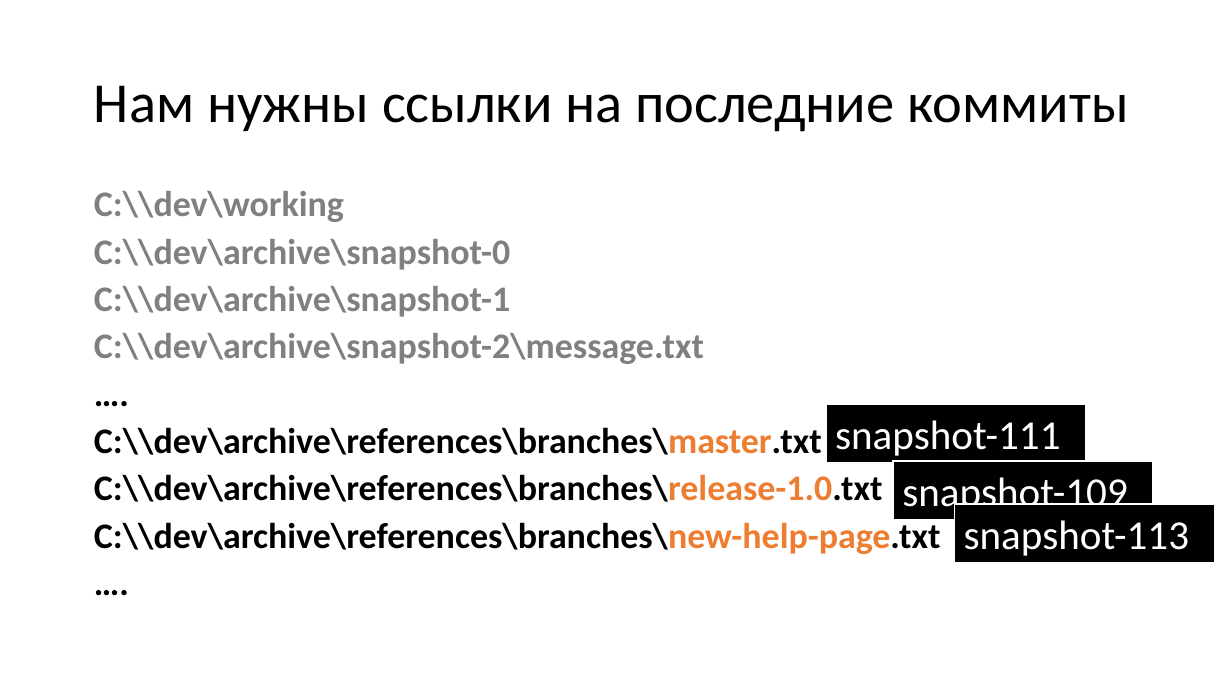
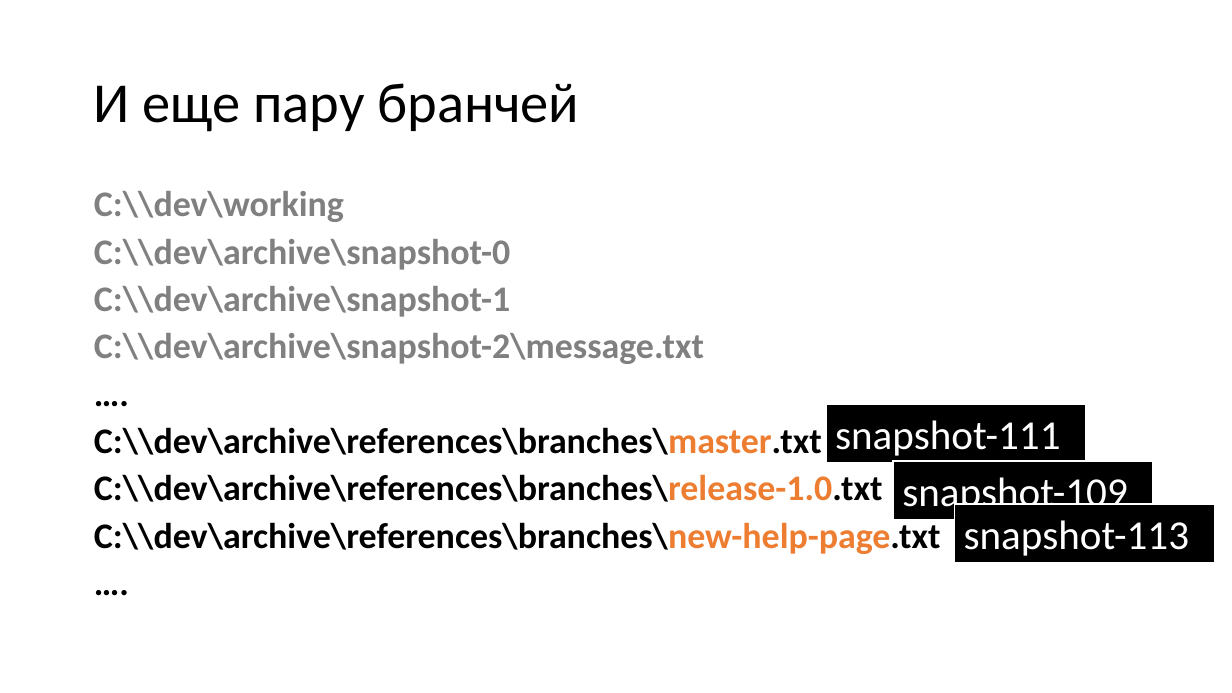
Before and after one commit to dzmitry-varabei/front-end-course, a slide deck: slide 28 of git-commit-code-review/Presentation1.pptx. Drawn at 1232x693 pixels with LibreOffice and Linux fonts; fonts in the diff are those of the drawing. Boxes give left, top, right and bottom in pixels: in the first picture for what was removed or moved away, otherwise in the second. Text is boxed around its words. In the diff, an @@ line names an element or a change of style, - is before the commit and + after.

```diff
--- a/git-commit-code-review/Presentation1.pptx
+++ b/git-commit-code-review/Presentation1.pptx
@@ title at [94, 83, 580, 132]: text changed @@
-Нам нужны ссылки на последние коммиты
+И еще пару бранчей
```
Also in this commit, not shown: 5 other slides changed, 3 slides added.
